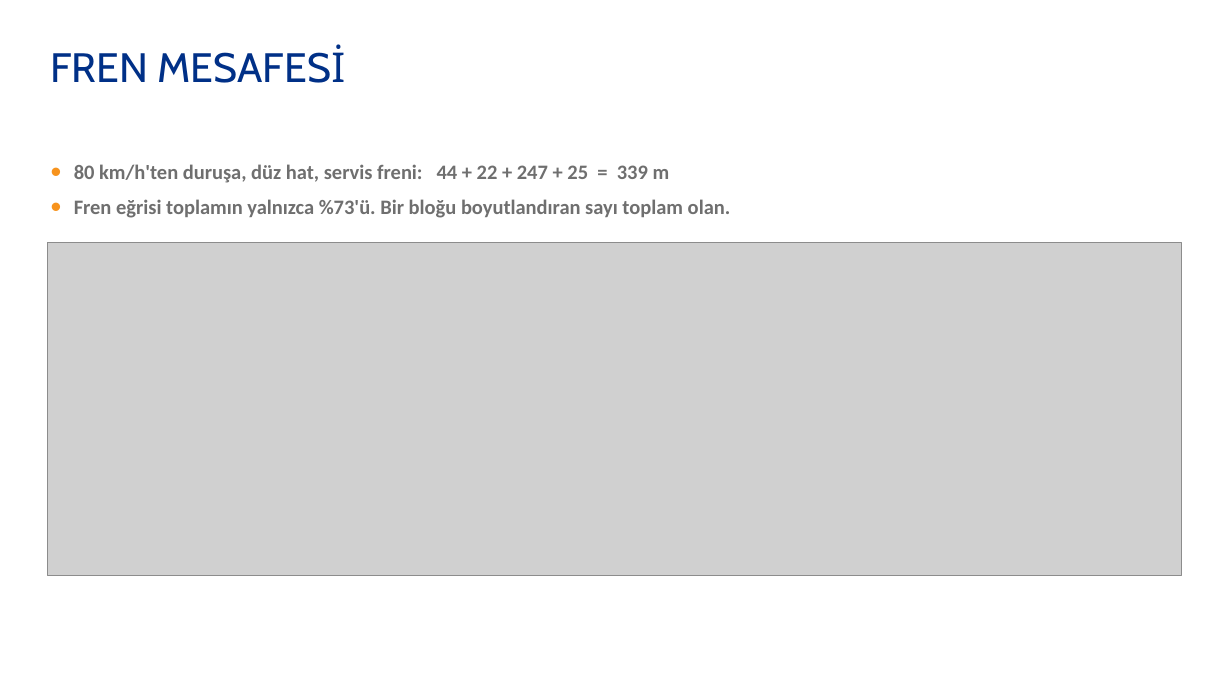
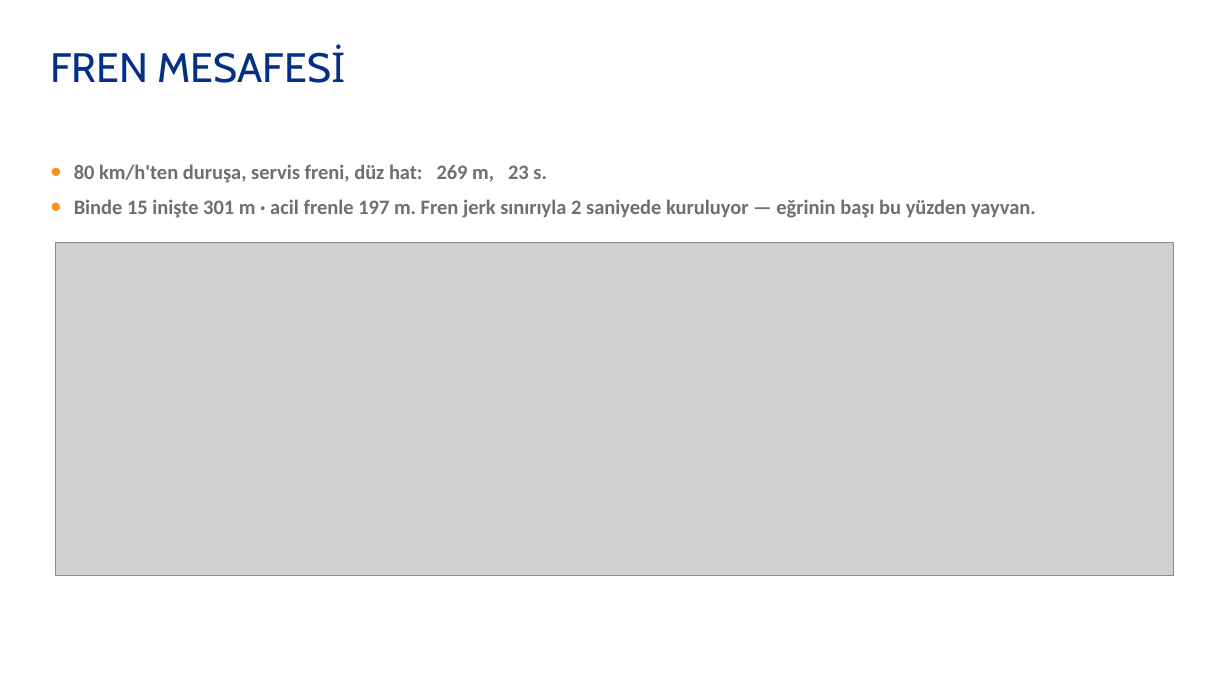
Before and after one commit to alican12alicanexe-alt/asil1, a slide deck: slide 10 of presentation/deck/ASELSAN-Sunum-v3.pptx. Drawn at 1232x693 pixels with LibreOffice and Linux fonts; fonts in the diff are those of the drawing; grey boxes stand for pictures; background and template pictures are left out. Boxes give left, top, right and bottom in pixels: in the first picture for what was removed or moved away, otherwise in the second. Text is boxed around its words. In the diff, an @@ line names an element or a change of style, - is before the commit and + after.

```diff
--- a/presentation/deck/ASELSAN-Sunum-v3.pptx
+++ b/presentation/deck/ASELSAN-Sunum-v3.pptx
@@ text at (x1=74, y1=164, x2=1036, y2=218): text changed @@
-• 80 km/h'ten duruşa, düz hat, servis freni: 44 + 22 + 247 + 25 = 339 m
-• Fren eğrisi toplamın yalnızca %73'ü. Bir bloğu boyutlandıran sayı toplam olan.
+• 80 km/h'ten duruşa, servis freni, düz hat: 269 m, 23 s.
+• Binde 15 inişte 301 m · acil frenle 197 m. Fren jerk sınırıyla 2 saniyede kuruluyor — eğrinin başı bu yüzden yayvan.
@@ picture resized from (x1=48, y1=242, x2=1182, y2=576) to (x1=55, y1=242, x2=1174, y2=576) @@
```
Also in this commit, not shown: 6 other files.
